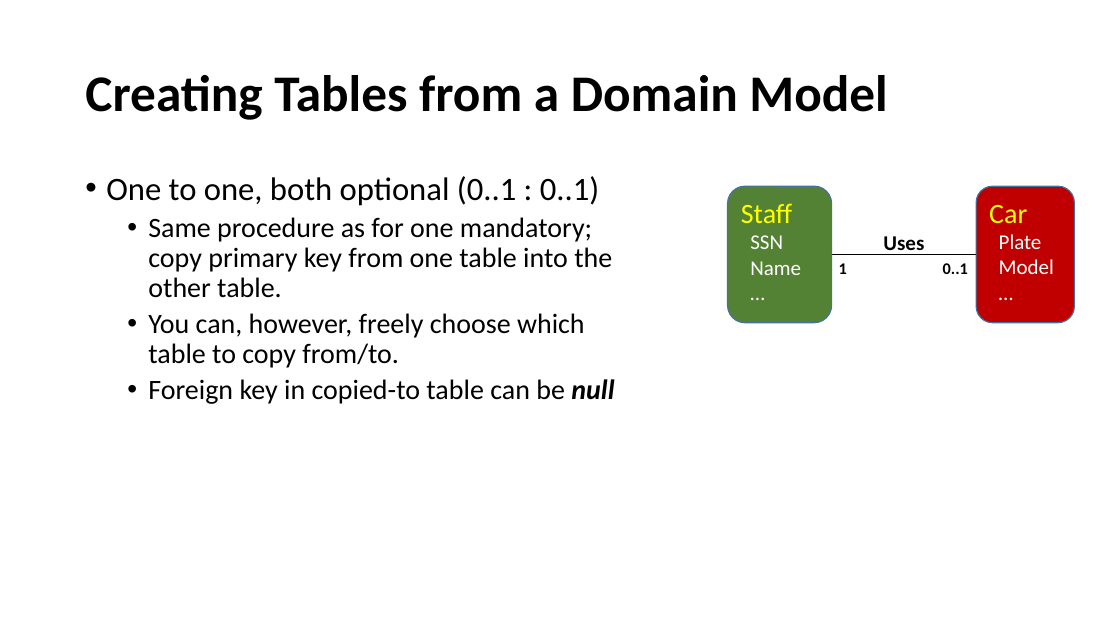
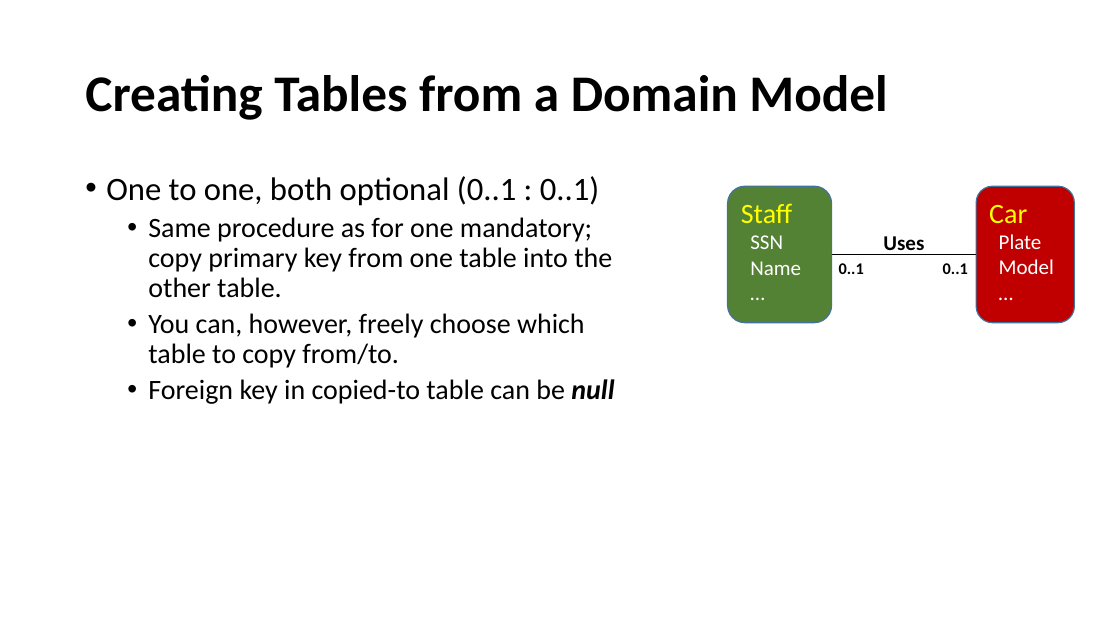
Before and after one commit to perl-easj/OOProg, a slide deck: slide 14 of Chap/DB/Presentations/DBDesign.pptx. Drawn at 1120x630 pixels with LibreOffice and Linux fonts; fonts in the diff are those of the drawing. Boxes give left, top, right and bottom in pixels: in the first picture for what was removed or moved away, otherwise in the second. Text is boxed around its words. In the diff, an @@ line names an element or a change of style, - is before the commit and + after.

```diff
--- a/Chap/DB/Presentations/DBDesign.pptx
+++ b/Chap/DB/Presentations/DBDesign.pptx
@@ text at (839, 263, 864, 274): text changed @@
-1
+0..1
```
Also in this commit, not shown: 1 other slide changed.
